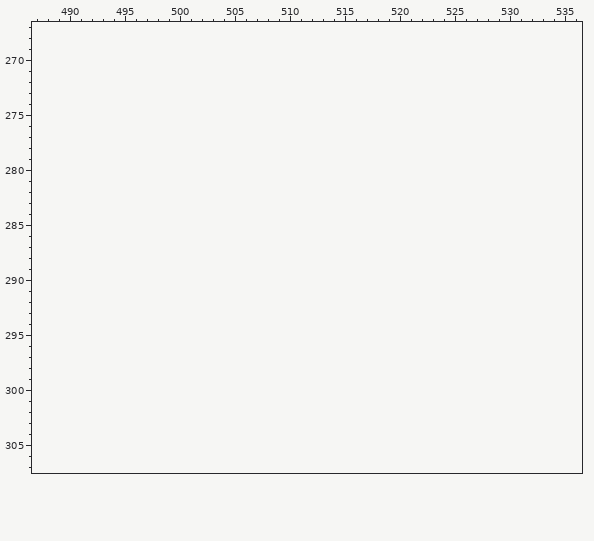
Pixel-art file: tiles/final.aseprite. The picture above was drawn from the file before the commit.
480x480 pixels, 1 frame. Shown: x 487..536, y 267..307. The old version is drawn lined up with the new one, on the new canvas. The commit also changed other parts of the picture, which this record leaves out.
The result:
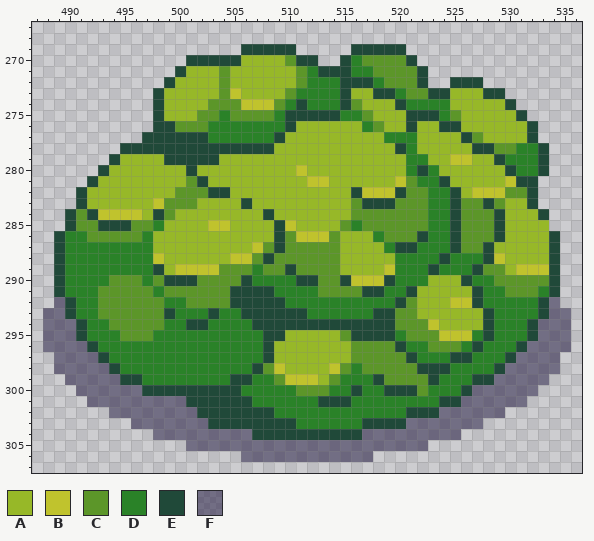
Palette (. is transparent): A #97b828  B #c0c32d  C #5c9629  D #2a8228  E #204939  F #1b123b82
Diff:
canvas 480x480 -> 600x480
y 269: x 506..510 ..... -> EEEEE; x 516..520 ..... -> EEEEE
y 270: x 501..512 ............ -> EEEEEAAAACEE; x 515..521 ....... -> EDCCCCE
y 271: x 500..522 ....................... -> EAAACAAAAAACDEEEDDCCCCE
y 272: x 499..522 ........................ -> EAAAACAAAAAACDDDEEEDCCCE; x 525..527 ... -> EEE
y 273: x 498..529 ................................ -> EAAAAACBAAAACDDDDEAAEEDCCEEAAAEE
y 274: x 498..530 ................................. -> EAAAACCCBBBCDEDDDECAAAEDDDDAAAAAE
y 275: x 498..531 .................................. -> EAAACCDCCCCDEEEEEDDCAAAEEEDCAAAAAE
y 276: x 498..532 ................................... -> EECCCDDDDDDDEAAAAAADCAAEAAEEAAAAAAE
y 277: x 497..532 .................................... -> EEEEEEDDDDDDEAAAAAAAAADDDAAAAECAAAAE
y 278: x 495..533 ....................................... -> EEEEEEEEEEEEEEAAAAAAAAAAAEDAAAAAEECCDDE
y 279: x 494..533 ........................................ -> EAAAAEEEEEAAAAAAAAAAAAAAAAADDAABBAAEDDDE
y 280: x 493..533 ......................................... -> EAAAAAAAEAAAAAAAAABAAAAAAAAADEDAAAAAAEDDE
y 281: x 492..532 ......................................... -> EAAAAAAAACEAAAAAAAAABBAAAAAABCDDEAAAAABEE
y 282: x 491..532 .......................................... -> EAAAAAAAACCCEEAAAAAAAAAAAEBBBECCDDEABBBCCE
y 283: x 491..532 .......................................... -> EAAAAAABCCCAAAAEAAAAAAAAACEEECCCDDECCECAAE
y 284: x 490..533 ............................................ -> ECEBBBBAECAAAAAAAAEAAAAAAACCCCCCCDDECCCEAAAE
y 285: x 490..533 ............................................ -> ECCEEECCDAAAABBAAAAEBAAAACDCCCCCCDDECCCEAAAA
y 286: x 489..534 .............................................. -> EDDCCCCCDAAAAAAAAAAAECBBBCAAADCCCEDDECCCEAAAAE
y 287: x 489..534 .............................................. -> EDDDDDDDDAAAAAAAAABCECCCCCAAAADEEDDDECCEAAAAAE
y 288: x 489..534 .............................................. -> EDDDDDDDDBAAAAAABBCECCCCCCAAAAADDDDEDDDEBAAAAE
y 289: x 489..534 .............................................. -> EDDDDDDDDEABBBBCCCDCCECCCCAAAABDDDEDDDECCABBBE
y 290: x 489..534 .............................................. -> EDDDDCCCDCEEECCCCEDDDDEECCEBBBEDDDAAAEDDCCCCCE
y 291: x 489..534 .............................................. -> EDDDCCCCCDCCCCCCEEEEDDDDCCCCEEDDEAAAAAEDDCCCDE
y 292: x 489..534 .............................................. -> FEDDCCCCCCDDCCCCEEEEEDDDDDDDDDDECAAABBEDDDDDEF
y 293: x 488..535 ................................................ -> FFEDDCCCCCCEDDDEDDEEEEEEDDDDDDEECCAAAAAAEDDDDEFF
y 294: x 488..535 ................................................ -> FFFEDDCCCCCDDEEDDDDEEEEEEEEEEEEECCCBAAAAEDDDEFFF
y 295: x 488..535 ................................................ -> FFFEDDDCCCDDDDDDDDDDEEAAAAACEEEEDCCCBBBDEDDDEFFF
y 296: x 488..535 ................................................ -> FFFFEDDDDDDDDDDDDDDDEAAAAAAACCCCEDDCCCDEDDDEFFFF
y 297: x 489..534 .............................................. -> FFFFEDDDDDDDDDDDDDDEAAAAAAACCCCCEDDDEEDDDEFFFF
y 298: x 489..534 .............................................. -> FFFFFEDDDDDDDDDDDDECBAAAABCDCCCCCEEEDDDDEFFFFF
y 299: x 490..533 ............................................ -> FFFFFEEDDDDDDDDEEDDCBBBACDDDECCCCEDDDEEFFFFF
y 300: x 491..532 .......................................... -> FFFFFFEEEEEEEEEDDDDDCCCDDEDDEEECDDDEFFFFFF
y 301: x 492..531 ........................................ -> FFFFFFFFFEEEEEEDDDDDDEEEDDDDDDDDEEFFFFFF
y 302: x 494..529 .................................... -> FFFFFFFFEEEEEEEDDDDDDDDDDDDEEEFFFFFF
y 303: x 496..527 ................................ -> FFFFFFFEEEEEEEEDDDDDDEEEEFFFFFFF
y 304: x 498..525 ............................ -> FFFFFFFFFEEEEEEEEEEFFFFFFFFF
y 305: x 501..522 ...................... -> FFFFFFFFFFFFFFFFFFFFFF
y 306: x 506..517 ............ -> FFFFFFFFFFFF
Changed places in both pictures, as pixel boxes (x1, y1, x2, y2):
added: (43, 44, 571, 462)
